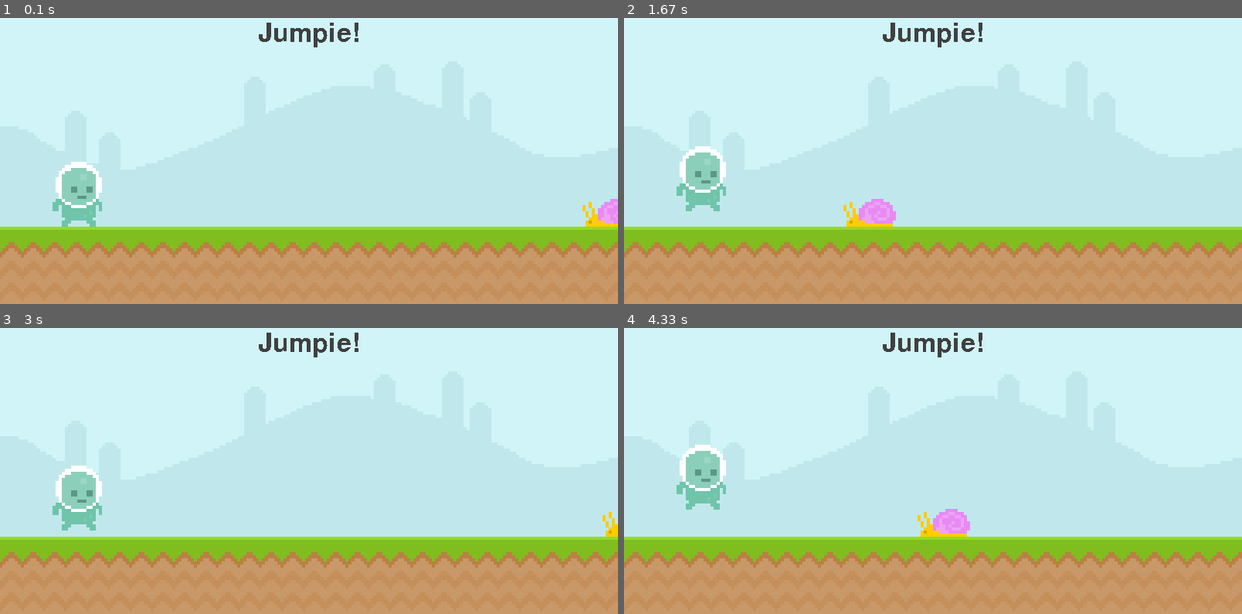
Above: before the commit, frames 1-4 (two rows, left to right).
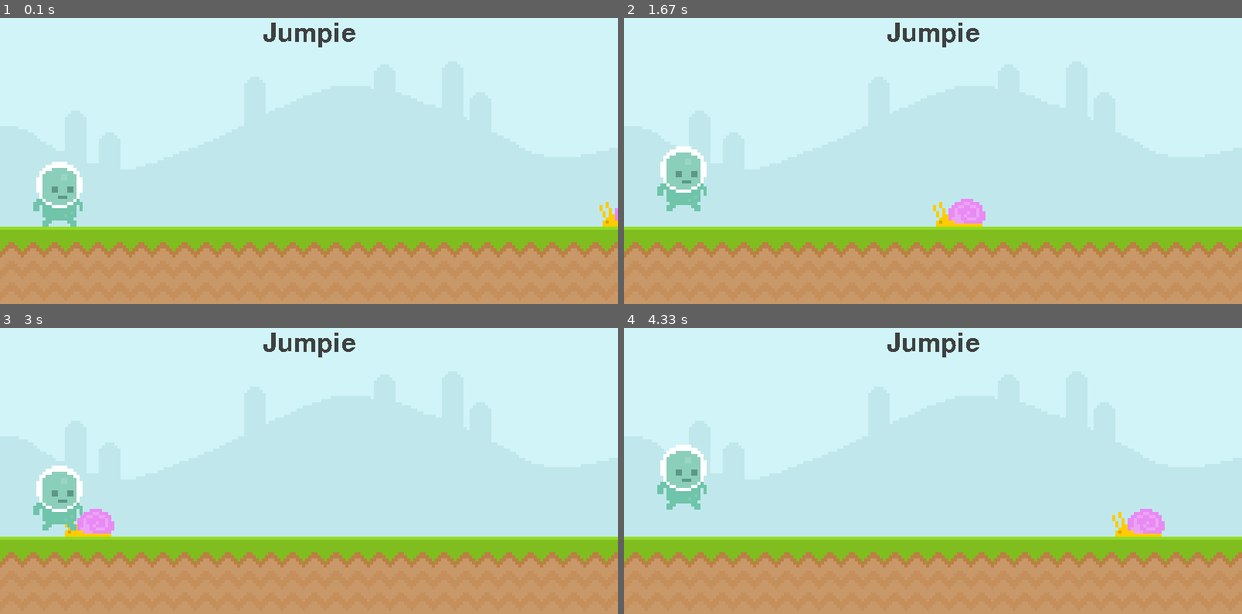
Above: after the commit, the same moments.

Repository: BorisKlco/pygame.Jumpie
Game: pygame game, started from main.py
Same seed, same stepped clock (60 frames per second), same inputs: the game is played once before the commit and once after it.
Inputs:
- Up to frame 1 (0.1 s): no input
- Up to frame 2 (1.67 s): tap Space at 0.33, 0.73, 1.03, 1.23, 1.57 s
- Up to frame 3 (3 s): tap Space at 1.87, 2.07, 2.37, 2.63, 2.97 s
- Up to frame 4 (4.33 s): tap Space at 3.27, 3.4, 3.8, 4.1 s

The runs differ from the first frame. In frame 1, 2.7% of the frame differs, in the area x 5-100%, y 1-73%; in frame 2, 3.5%, in the area x 5-59%, y 1-73%; in frame 3, 2.8%; in frame 4, 3.5%.

Commit message:
cleaning

Diff:
--- a/main.py
+++ b/main.py
@@ -3,21 +3,21 @@
 
 pygame.init()
 screen = pygame.display.set_mode((800, 400))
-pygame.display.set_caption('Jumpie!')
+pygame.display.set_caption('Jumpie')
 clock = pygame.time.Clock()
 font = pygame.font.Font(None, 50)
 
 skySur = pygame.image.load('assets/Sky.png').convert()
 groundSur = pygame.image.load('assets/ground.png').convert()
-text = font.render('Jumpie!', False, (64, 64, 64))
+text = font.render('Jumpie', False, (64, 64, 64))
 textBox = text.get_rect(center=(400, 50))
 
 snailSur = pygame.image.load('assets/snail/snail1.png').convert_alpha()
-snailBox = snailSur.get_rect(midbottom=(820, 300))
+snailBox = snailSur.get_rect(bottomleft=(800, 300))
 
 playerSur = pygame.image.load(
     'assets/player/player_walk_1.png').convert_alpha()
-playerBox = playerSur.get_rect(midbottom=(100, 300))
+playerBox = playerSur.get_rect(midbottom=(75, 300))
 playerGrav = 0
 jumpCount = 0
 
@@ -35,9 +35,9 @@
     screen.blit(skySur, (0, 0))
     screen.blit(groundSur, (0, 300))
     screen.blit(text, textBox)
-    snailBox.x -= 5
+    snailBox.x -= 4
     if snailBox.right <= 0:
-        snailBox.left = 820
+        snailBox.left = 800
     screen.blit(snailSur, snailBox)
 
     playerGrav += 0.20
